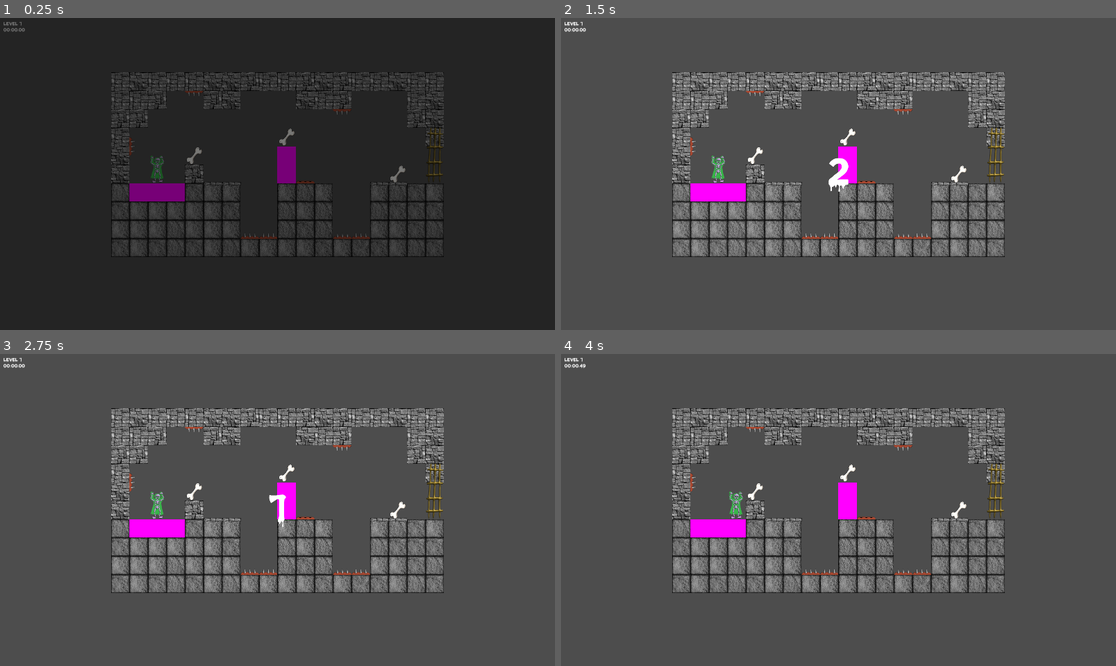
Above: before the commit, frames 1-4 (two rows, left to right).
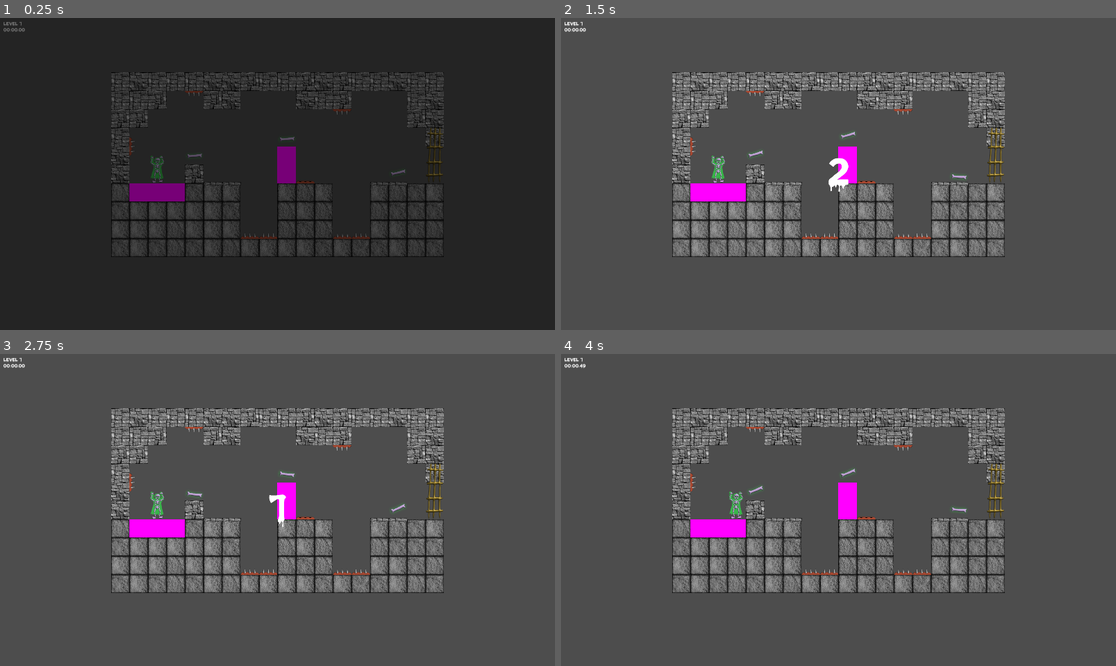
Above: after the commit, the same moments.

Repository: Drew-Wagner/Spectros
Game: Godot game, scene res://scenes/game.tscn
Two runs of this game, one before a commit and one after it. Both use one fixed random seed, a clock stepped at 60 frames per second and the inputs below.
Inputs:
- Up to frame 1 (0.25 s): no input
- Up to frame 2 (1.5 s): tap Space (toggle) at 0.6, 1.35 s
- Up to frame 3 (2.75 s): tap Space (toggle) at 2.1 s
- Up to frame 4 (4 s): tap Space (toggle) at 2.85, 3.6 s

The runs differ from the first frame. In frame 1, 0.2% of the frame differs, in the area x 33-74%, y 35-53%; in frame 2, 0.2%; in frame 3, 0.2%; in frame 4, 0.2%.

Commit message:
Finished bones collectibles

Diff:
--- /dev/null
+++ b/scenes/elements/bone.gd
@@ -0,0 +1,19 @@
+extends Collectible
+
+@onready var rotation_player: AnimationPlayer = $%RotationPlayer
+@onready var hover_player: AnimationPlayer = $%HoverPlayer
+
+# Called when the node enters the scene tree for the first time.
+func _ready():
+	super()
+	randomize_animation_start_frame()
+
+func randomize_animation_start_frame():
+	var rotation_animation_length = rotation_player.get_animation("rotate").length
+	var hover_animation_length = hover_player.get_animation("Hover").length
+
+	var random_rotation_time = rotation_animation_length * randf()
+	var random_hover_time = hover_animation_length * randf()
+
+	rotation_player.advance(random_rotation_time)
+	hover_player.advance(random_hover_time)
--- a/scenes/elements/bone.tscn
+++ b/scenes/elements/bone.tscn
@@ -1,20 +1,111 @@
-[gd_scene load_steps=4 format=3 uid="uid://hnygefrtotfx"]
+[gd_scene load_steps=10 format=3 uid="uid://hnygefrtotfx"]
 
-[ext_resource type="Texture2D" uid="uid://67r4qsba55dv" path="res://materials/dog-bone-10.png" id="1_8clmp"]
-[ext_resource type="Script" path="res://scripts/collectible.gd" id="1_tinys"]
+[ext_resource type="Script" path="res://scenes/elements/bone.gd" id="1_e1uyx"]
+[ext_resource type="Texture2D" uid="uid://c6epstetyoo8y" path="res://materials/os.png" id="2_3em5n"]
+
+[sub_resource type="Animation" id="Animation_76p4n"]
+resource_name = "rotate"
+length = 3.0
+loop_mode = 1
+tracks/0/type = "value"
+tracks/0/imported = false
+tracks/0/enabled = true
+tracks/0/path = NodePath(".:rotation")
+tracks/0/interp = 1
+tracks/0/loop_wrap = true
+tracks/0/keys = {
+"times": PackedFloat32Array(0, 1.5, 3),
+"transitions": PackedFloat32Array(1, 1, 1),
+"update": 0,
+"values": [-0.174533, 0.436332, -0.174533]
+}
+
+[sub_resource type="Animation" id="Animation_52yhv"]
+length = 0.001
+tracks/0/type = "value"
+tracks/0/imported = false
+tracks/0/enabled = true
+tracks/0/path = NodePath(".:rotation")
+tracks/0/interp = 1
+tracks/0/loop_wrap = true
+tracks/0/keys = {
+"times": PackedFloat32Array(0),
+"transitions": PackedFloat32Array(1),
+"update": 0,
+"values": [-0.174533]
+}
+
+[sub_resource type="AnimationLibrary" id="AnimationLibrary_gbkun"]
+_data = {
+"RESET": SubResource("Animation_52yhv"),
+"rotate": SubResource("Animation_76p4n")
+}
 
 [sub_resource type="CircleShape2D" id="CircleShape2D_v6ind"]
-radius = 25.0
+radius = 20.0
+
+[sub_resource type="Animation" id="Animation_k7v4s"]
+resource_name = "Hover"
+length = 2.0
+loop_mode = 1
+tracks/0/type = "value"
+tracks/0/imported = false
+tracks/0/enabled = true
+tracks/0/path = NodePath("Area2D:position")
+tracks/0/interp = 1
+tracks/0/loop_wrap = true
+tracks/0/keys = {
+"times": PackedFloat32Array(0, 1, 2),
+"transitions": PackedFloat32Array(0.5, -2, 2),
+"update": 0,
+"values": [Vector2(0, 8), Vector2(0, -8), Vector2(0, 8)]
+}
+
+[sub_resource type="Animation" id="Animation_cj6u7"]
+length = 0.001
+tracks/0/type = "value"
+tracks/0/imported = false
+tracks/0/enabled = true
+tracks/0/path = NodePath("Area2D:position")
+tracks/0/interp = 1
+tracks/0/loop_wrap = true
+tracks/0/keys = {
+"times": PackedFloat32Array(0),
+"transitions": PackedFloat32Array(1),
+"update": 0,
+"values": [Vector2(0, 0)]
+}
+
+[sub_resource type="AnimationLibrary" id="AnimationLibrary_y3sqn"]
+_data = {
+"Hover": SubResource("Animation_k7v4s"),
+"RESET": SubResource("Animation_cj6u7")
+}
 
 [node name="Bone" type="Node2D" groups=["bones"]]
-script = ExtResource("1_tinys")
-
-[node name="Sprite2D" type="Sprite2D" parent="."]
-texture = ExtResource("1_8clmp")
+script = ExtResource("1_e1uyx")
 
 [node name="Area2D" type="Area2D" parent="."]
+
+[node name="Sprite2D" type="Sprite2D" parent="Area2D"]
+rotation = -0.174533
+texture = ExtResource("2_3em5n")
+
+[node name="RotationPlayer" type="AnimationPlayer" parent="Area2D/Sprite2D"]
+unique_name_in_owner = true
+autoplay = "rotate"
+libraries = {
+"": SubResource("AnimationLibrary_gbkun")
+}
 
 [node name="CollisionShape2D" type="CollisionShape2D" parent="Area2D"]
 shape = SubResource("CircleShape2D_v6ind")
 
+[node name="HoverPlayer" type="AnimationPlayer" parent="."]
+unique_name_in_owner = true
+autoplay = "Hover"
+libraries = {
+"": SubResource("AnimationLibrary_y3sqn")
+}
+
 [connection signal="body_entered" from="Area2D" to="." method="_on_area_2d_body_entered"]
--- a/scripts/collectible.gd
+++ b/scripts/collectible.gd
@@ -3,6 +3,10 @@
 
 signal collected()
 
+func _ready():
+	pass
+
+
 func _on_area_2d_body_entered(body):
 	if body is MainCharacter:
 		collected.emit()
Binary file removed: materials/dog-bone-10.png
Binary file added: materials/os.png
Not shown, changed: materials/os.png.import
